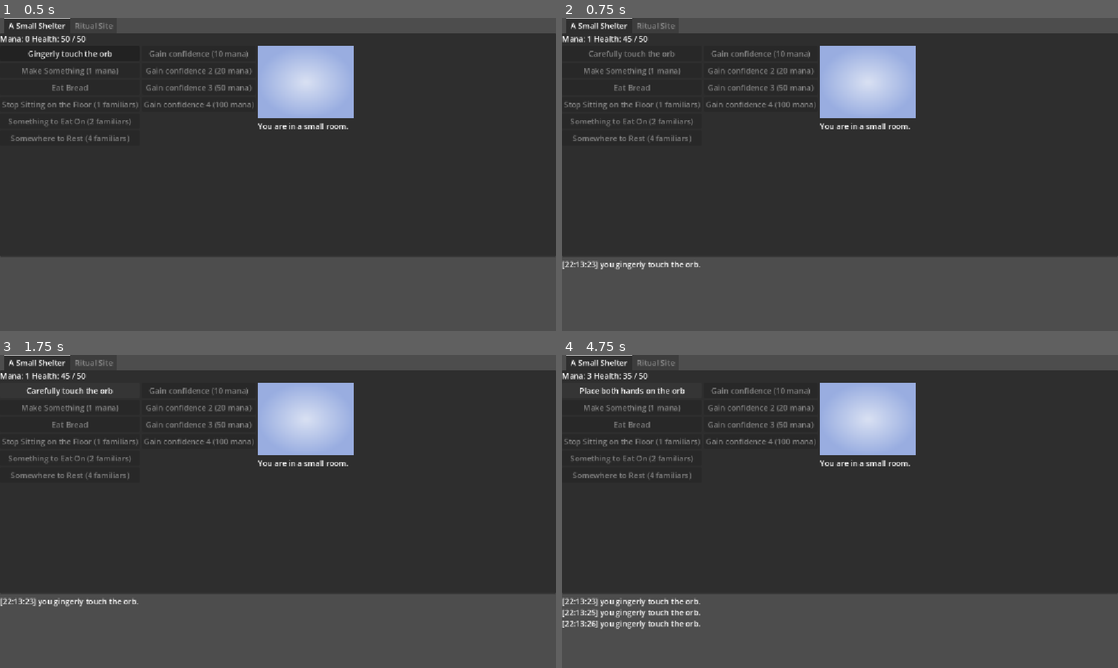
Above: before the commit, frames 1-4 (two rows, left to right).
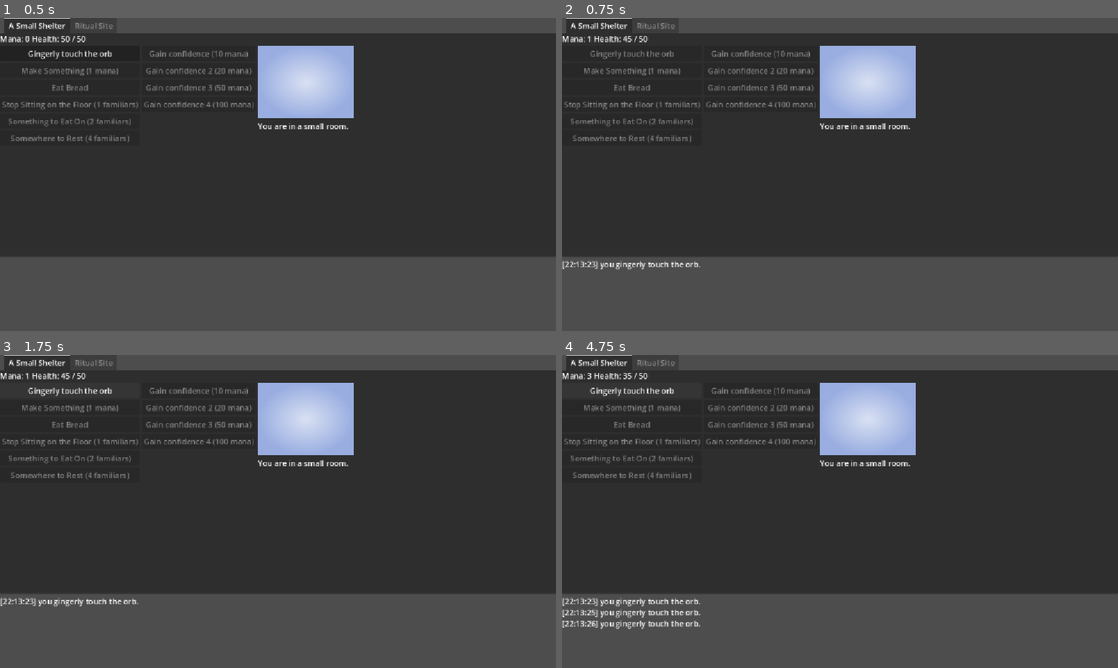
Above: after the commit, the same moments.

Repository: BrianGossett/a-blue-orb
Game: Godot game, scene res://scenes/main.tscn
Same seed, same stepped clock (60 frames per second), same inputs: the game is played once before the commit and once after it.
Inputs:
- Up to frame 1 (0.5 s): no input
- Up to frame 2 (0.75 s): click "Gingerly touch the orb" at 0.5 s
- Up to frame 3 (1.75 s): tap Enter at 1.25 s
- Up to frame 4 (4.75 s): click "Carefully touch the orb" (after the commit: "Gingerly touch the orb") at 2 s; tap Space at 2.75 s; click "Place your hand on the orb" (after the commit: "Gingerly touch the orb") at 3.5 s; tap Enter at 4.25 s

Frame 1 is identical in both runs. In frame 2, 0.1% of the frame differs, in the area x 4-21%, y 10-14%; in frame 3, 0.2%; in frame 4, 0.3%, in the area x 3-23%, y 10-14%.

Commit message:
Fix touch_orb label following click count instead of Confidence
Final review of Ticket 9 found: touch_orb.tres sets tier_source =
"confidence_tier" so its label should be driven exclusively by
Confidence purchases, but _handle_click() unconditionally
incremented _purchase_count on every click — the same variable the
label reads. The label would advance to "Hold the orb for a moment"
after 4 touches at confidence_tier=0, then snap backward the moment
a real confidence purchase set it correctly. Guarding the increment
to only fire when no tier_source governs the button fixes it without
affecting any other button (none of the others use tier_source).

Co-Authored-By: Claude Sonnet 5 <noreply@anthropic.com>

Diff:
--- a/scenes/ui/button_action.gd
+++ b/scenes/ui/button_action.gd
@@ -113,7 +113,8 @@
 		if not _deduct_cost(cost):
 			return
 	EffectHandler.run_effect(data.effect_id)
-	_purchase_count += 1
+	if data.tier_source == "":
+		_purchase_count += 1
 	_start_cooldown()
 	if data.one_shot:
 		one_shot_purchased.emit(data)
